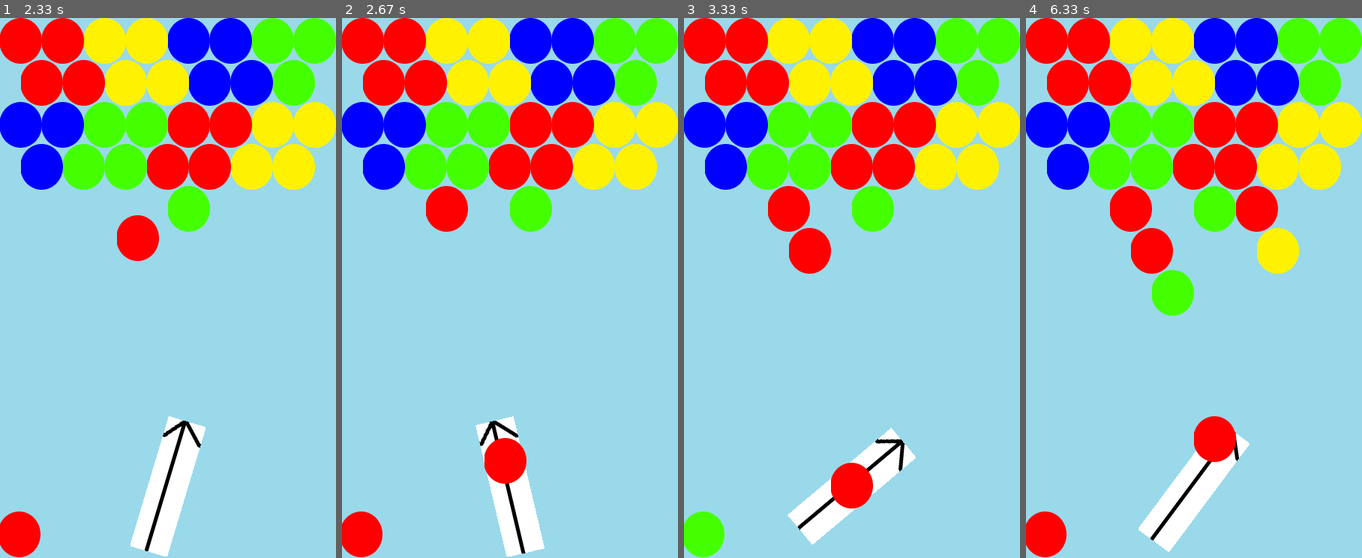
Above: before the commit, frames 1-4 (left to right).
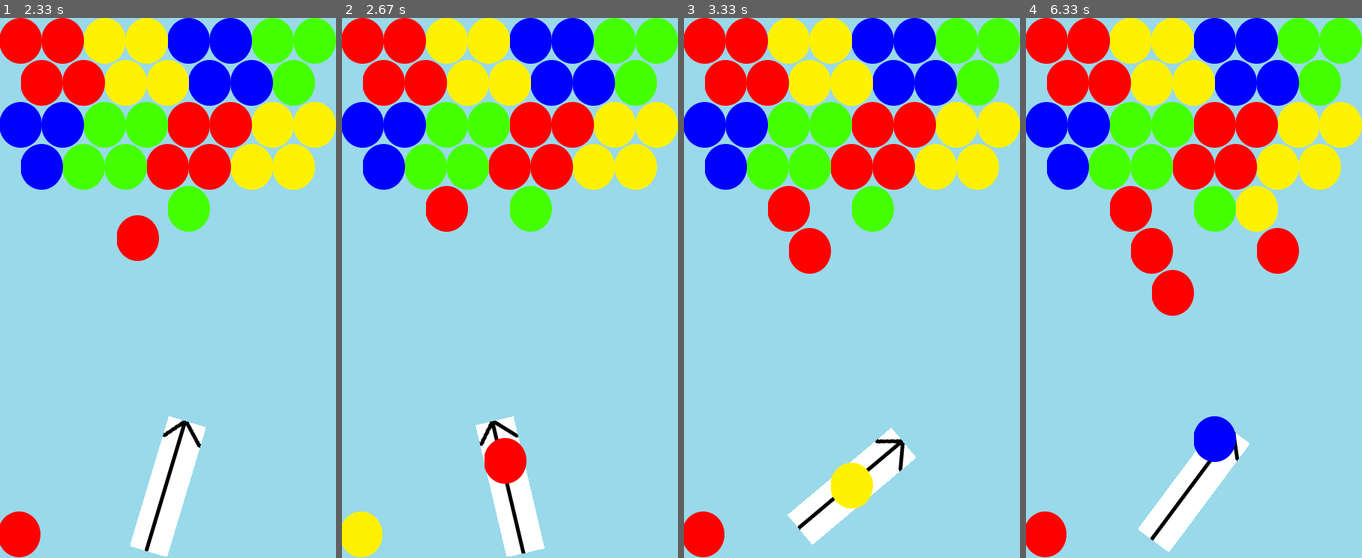
Above: after the commit, the same moments.

Repository: baehunsang/Python_ex
Game: pygame game, started from pygame/frame.py
Two runs of this game, one before a commit and one after it. Both use one fixed random seed, a clock stepped at 60 frames per second and the inputs below.
Inputs:
- Up to frame 1 (2.33 s): tap Space at 0.33, 0.73, 1.03, 1.23, 1.53, 1.73, 2.03, 2.3 s; hold Right 0.67-1.13 s; hold Right 1.17-1.63 s; hold Left 1.67-2.2 s; hold Left from 2.23 s (still down)
- Up to frame 2 (2.67 s): tap Space at 2.6 s; release Left at 2.63 s
- Up to frame 3 (3.33 s): hold Right 2.67-3.3 s; tap Space at 2.73, 3.03 s
- Up to frame 4 (6.33 s): hold Left 3.33-3.8 s; tap Space at 3.4, 3.7, 3.9, 4.2, 4.4, 4.7, 4.9, 5.2, 5.47, 5.77, 5.9, 6.2 s; hold Right 3.83-4.3 s; hold Right 4.33-4.8 s; hold Left 4.83-5.37 s; hold Left 5.4-5.8 s; hold Right from 5.83 s (still down)

Frame 1 is identical in both runs. In frame 2, 0.8% of the frame differs, in the area x 0-13%, y 91-100%; in frame 3, 1.7%; in frame 4, 3.5%, in the area x 37-82%, y 31-83%.

Commit message:
14. Solve the Non-next bubble  probmem

Diff:
--- a/pygame/frame.py
+++ b/pygame/frame.py
@@ -260,7 +260,8 @@
             self.draw_current_bubble()
             self.draw_next_bubble()
 
-            self.delete_current_bubble()
+            if self.current_bubble.is_movement_end():
+                self.delete_current_bubble()
 
             pygame.display.update()
 
@@ -289,19 +290,13 @@
             self.current_bubble.draw(self.screen)
 
     def draw_next_bubble(self):
-        self.next_bubble.draw(self.screen)
+        if self.next_bubble:
+            self.next_bubble.draw(self.screen)
 
     def delete_current_bubble(self):
-        if not self.current_bubble:
             self.current_bubble = self.next_bubble
             self.current_bubble.set_rect(POINTER_POSITION)
-            self.next_bubble = None
-            self.fire = False
-
-        elif self.current_bubble.is_movement_end():
-            self.current_bubble = self.next_bubble
-            self.current_bubble.set_rect(POINTER_POSITION)
-            self.next_bubble = None
+            self.next_bubble = self.prepare_next_bubble()
             self.fire = False
 
     def manage_events(self):
@@ -383,8 +378,7 @@
         position = self.bubbles.get_bubble_position(row_idx, col_idx)
         self.current_bubble.set_rect(position)
         self.bubbles.add_current_bubble(self.current_bubble)
-        self.current_bubble = None
-
+        self.delete_current_bubble()
 
 
 
